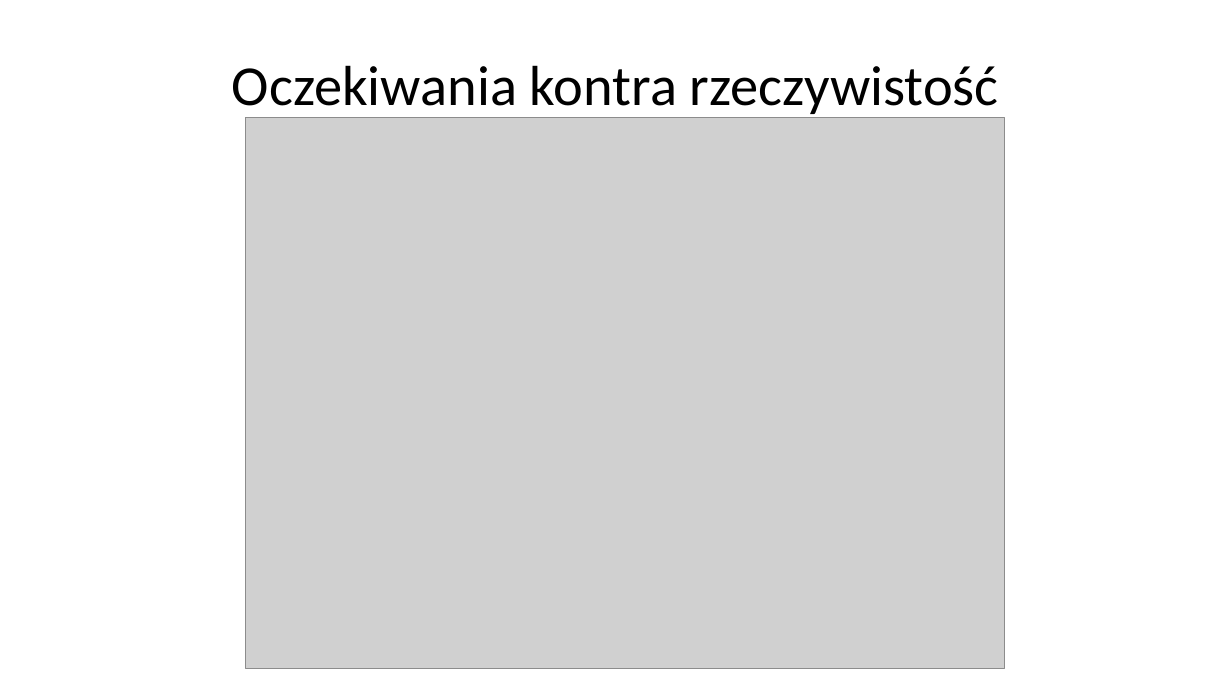
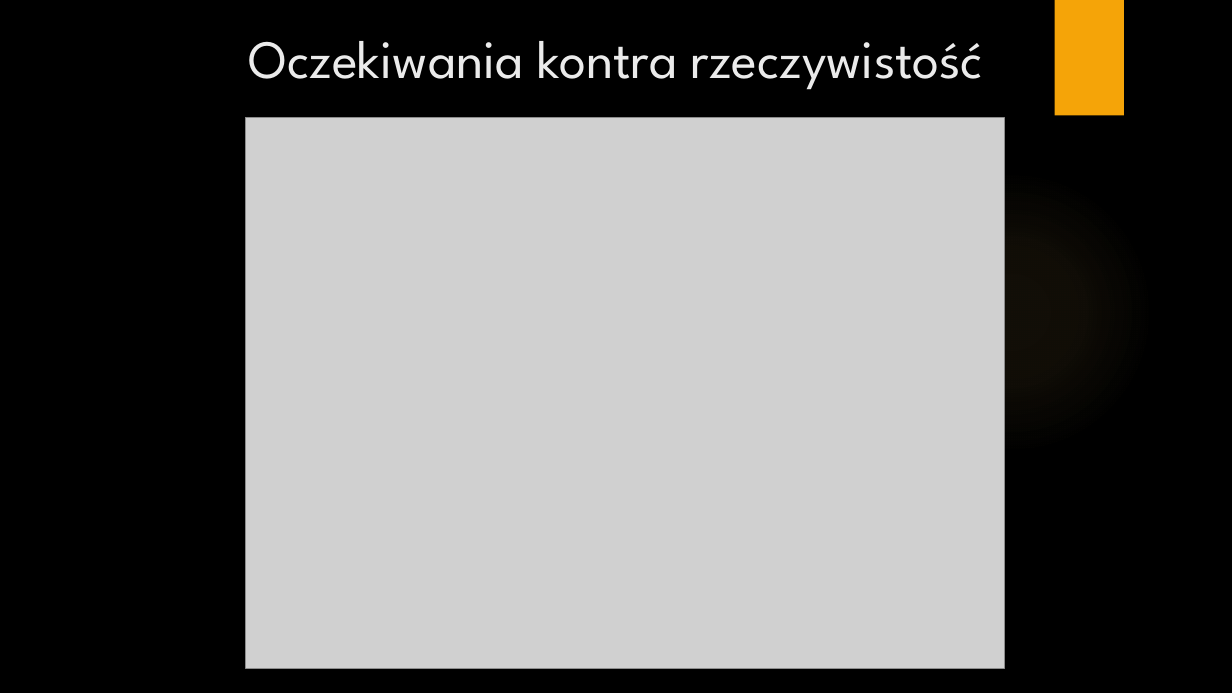
Before and after one commit to DarthSiwy/projekt-w-jezyku-skryptowym-, a slide deck: slide 3 of Projekt w jezyku skryptowym/Monopoly Final.pptx. Drawn at 1232x693 pixels with LibreOffice and Linux fonts; fonts in the diff are those of the drawing; grey boxes stand for pictures; background and template pictures are left out. Boxes give left, top, right and bottom in pixels: in the first picture for what was removed or moved away, otherwise in the second. Text is boxed around its words. In the diff, an @@ line names an element or a change of style, - is before the commit and + after.

```diff
--- a/Projekt w jezyku skryptowym/Monopoly Final.pptx
+++ b/Projekt w jezyku skryptowym/Monopoly Final.pptx
@@ background #FFFFFF to picture (left out) @@
@@ title "Oczekiwania kontra rzeczywistość" at <box>249,41,983,90</box>: size 44 to 42 pt, font Calibri to League Spartan, text colour #000000 to #EBEBEB; line spacing 0.9 to 1; vertical alignment middle to top @@
@@ rectangle added at <box>1055,0,1124,116</box>, fill #F5A408 @@
@@ ellipse added at <box>870,169,1154,454</box>, fill gradient #FAC96A @@
```
Also in this commit, not shown: 5 other slides changed.
